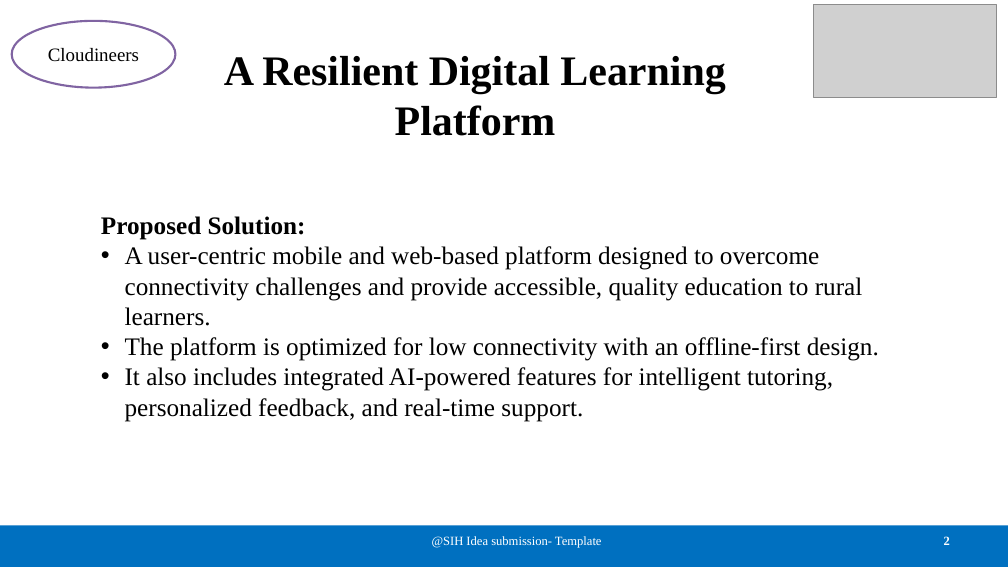
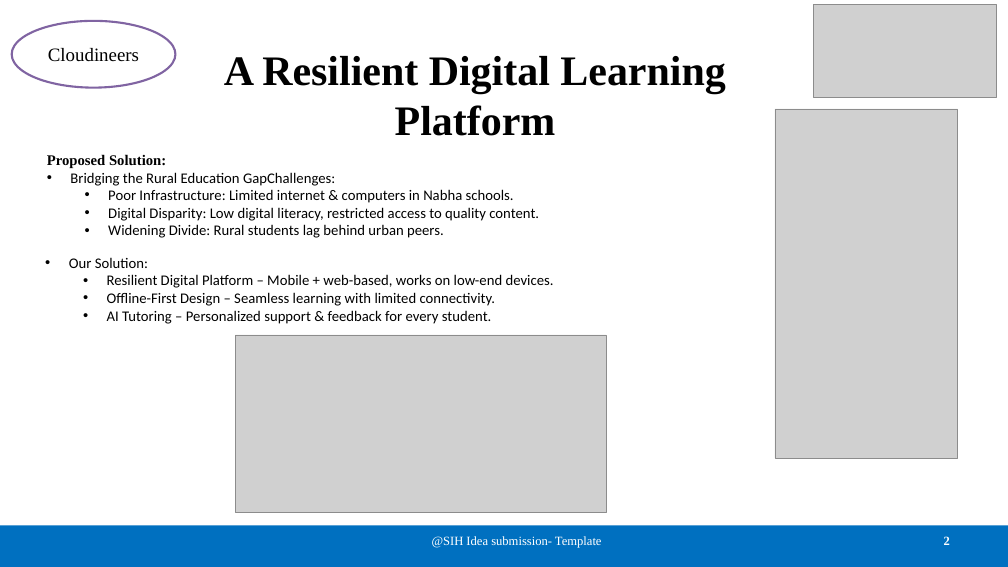
Before and after one commit to megs0703/rural-gyan-aangan, a slide deck: slide 2 of ppt/SIH2025-IDEA-Presentation-Format[1][2].pptx. Drawn at 1008x567 pixels with LibreOffice and Linux fonts; fonts in the diff are those of the drawing; grey boxes stand for pictures. Boxes give left, top, right and bottom in pixels: in the first picture for what was removed or moved away, otherwise in the second. Text is boxed around its words. In the diff, an @@ line names an element or a change of style, - is before the commit and + after.

```diff
--- a/ppt/SIH2025-IDEA-Presentation-Format[1][2].pptx
+++ b/ppt/SIH2025-IDEA-Presentation-Format[1][2].pptx
@@ picture added at (775,109,958,458) @@
@@ text "Proposed Solution:": place and size @@
-text "Proposed Solution:" at (101,216,879,422)
+text "Proposed Solution:" at (47,154,539,238)
@@ text at (47,154,166,168): size 24 to 14 pt in "Proposed Solution:" @@
@@ text at (70,172,539,238): text changed; size 24 to 14 pt; font Times New Roman to Calibri @@
-• A user-centric mobile and web-based platform designed to overcome connectivity challenges and provide accessible, quality education to rural learners.
-• The platform is optimized for low connectivity with an offline-first design.
-• It also includes integrated AI-powered features for intelligent tutoring, personalized feedback, and real-time support.
+• Bridging the Rural Education GapChallenges:
+  • Poor Infrastructure: Limited internet & computers in Nabha schools.
+  • Digital Disparity: Low digital literacy, restricted access to quality content.
+  • Widening Divide: Rural students lag behind urban peers.
@@ text added at (69,258,554,324), 14 pt, text #000000 @@
+  • Our Solution:
+    • Resilient Digital Platform – Mobile + web-based, works on low-end devices.
+    • Offline-First Design – Seamless learning with limited connectivity.
+    • AI Tutoring – Personalized support & feedback for every student.
@@ picture added at (235,335,606,513) @@
```
Also in this commit, not shown: 3 other slides changed, 3 other files.
